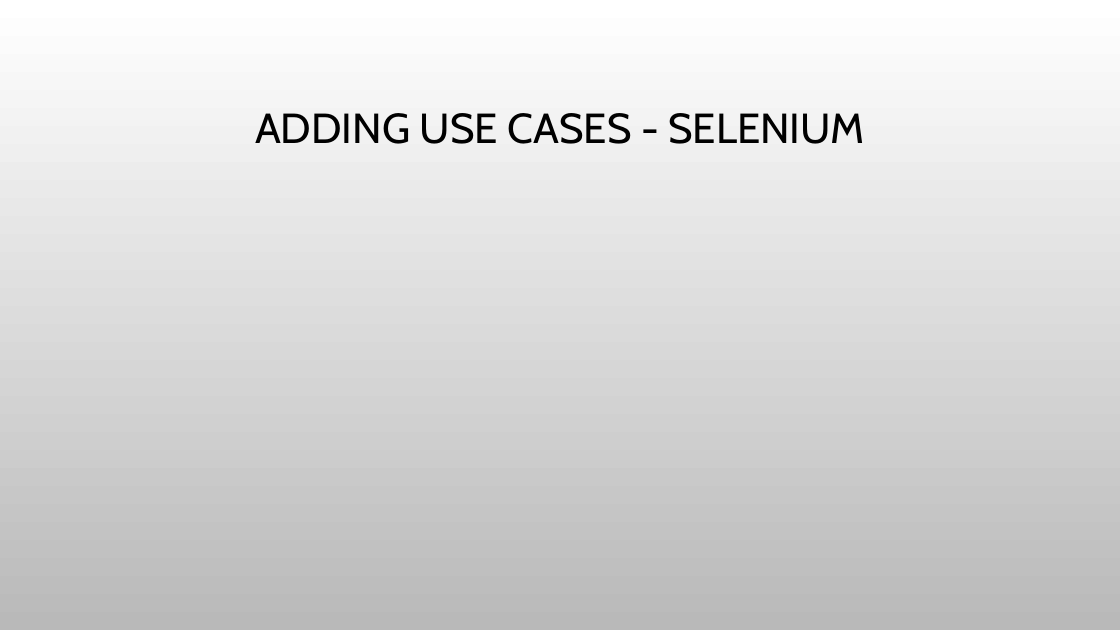
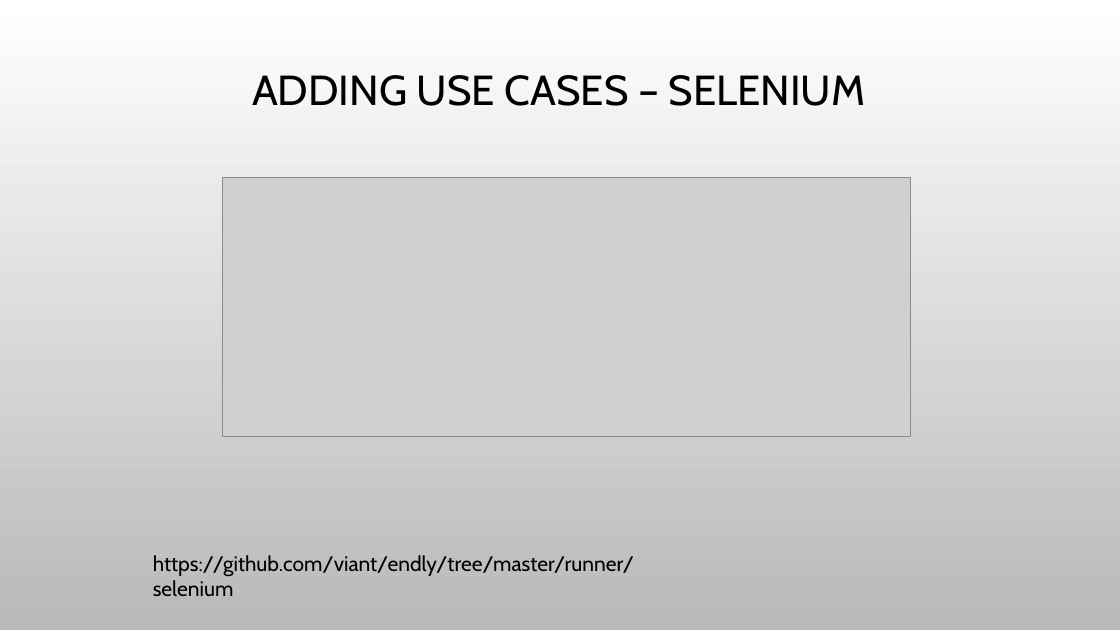
Before and after one commit to adrianwit/golang-e2e-testing, a slide deck: slide 23 of golang-e2e.pptx (slide 22 before the commit). Drawn at 1120x630 pixels with LibreOffice and Linux fonts; fonts in the diff are those of the drawing; grey boxes stand for pictures; background and template pictures are left out. Boxes give left, top, right and bottom in pixels: in the first picture for what was removed or moved away, otherwise in the second. Text is boxed around its words. In the diff, an @@ line names an element or a change of style, - is before the commit and + after.

Commit message:
updated presentation

```diff
--- a/golang-e2e.pptx
+++ b/golang-e2e.pptx
@@ title at box(252, 75, 866, 106): text changed @@
-ADDING USE CASES - SELENIUM
+ADDING USE CASES – SELENIUM
@@ picture added at box(223, 177, 911, 437) @@
@@ text added at box(153, 555, 634, 596), 18 pt, text #000000 @@
+https://github.com/viant/endly/tree/master/runner/selenium
```
Also in this commit, not shown: 8 other slides changed, 3 slides added, 1 slide removed, 1 other file.
